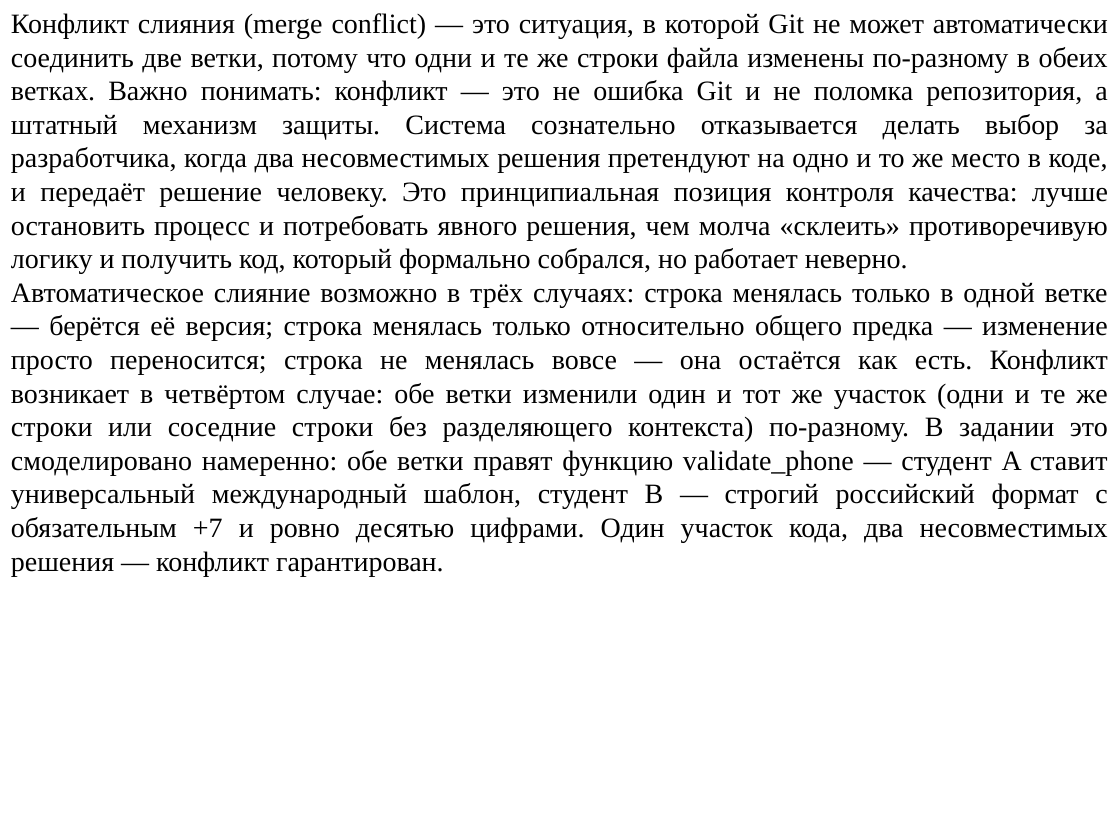
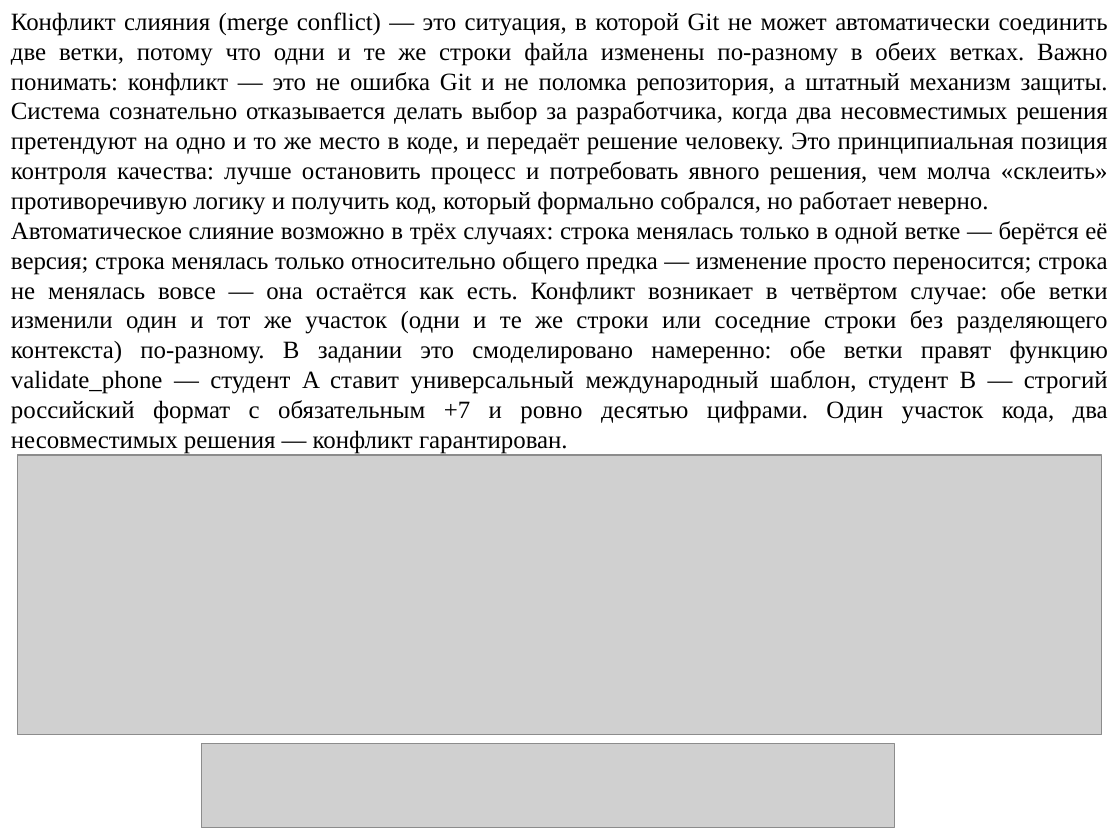
Before and after one commit to mbdatateach/site, a slide deck: slide 15 of УК/практики/УК практика 4.pptx (slide 14 before the commit). Drawn at 1120x840 pixels with LibreOffice and Linux fonts; fonts in the diff are those of the drawing; grey boxes stand for pictures. Boxes give left, top, right and bottom in pixels: in the first picture for what was removed or moved away, otherwise in the second. Text is boxed around its words. In the diff, an @@ line names an element or a change of style, - is before the commit and + after.

```diff
--- a/УК/практики/УК практика 4.pptx
+++ b/УК/практики/УК практика 4.pptx
@@ text "Конфликт слияния (merge conflict) — ..." at (11,12,1108,454): size 18 to 16 pt @@
@@ picture added at (18,455,1102,735) @@
@@ picture added at (202,744,895,828) @@
```
Also in this commit, not shown: 9 other slides changed, 1 slide added, 11 other files.
